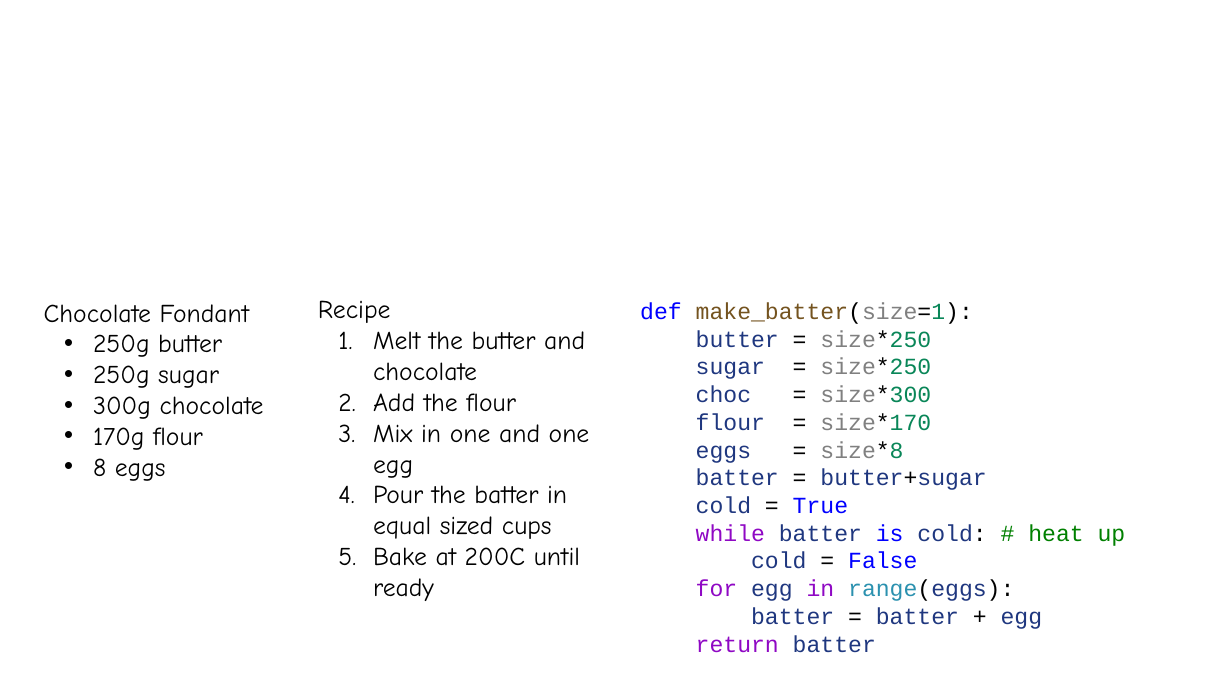
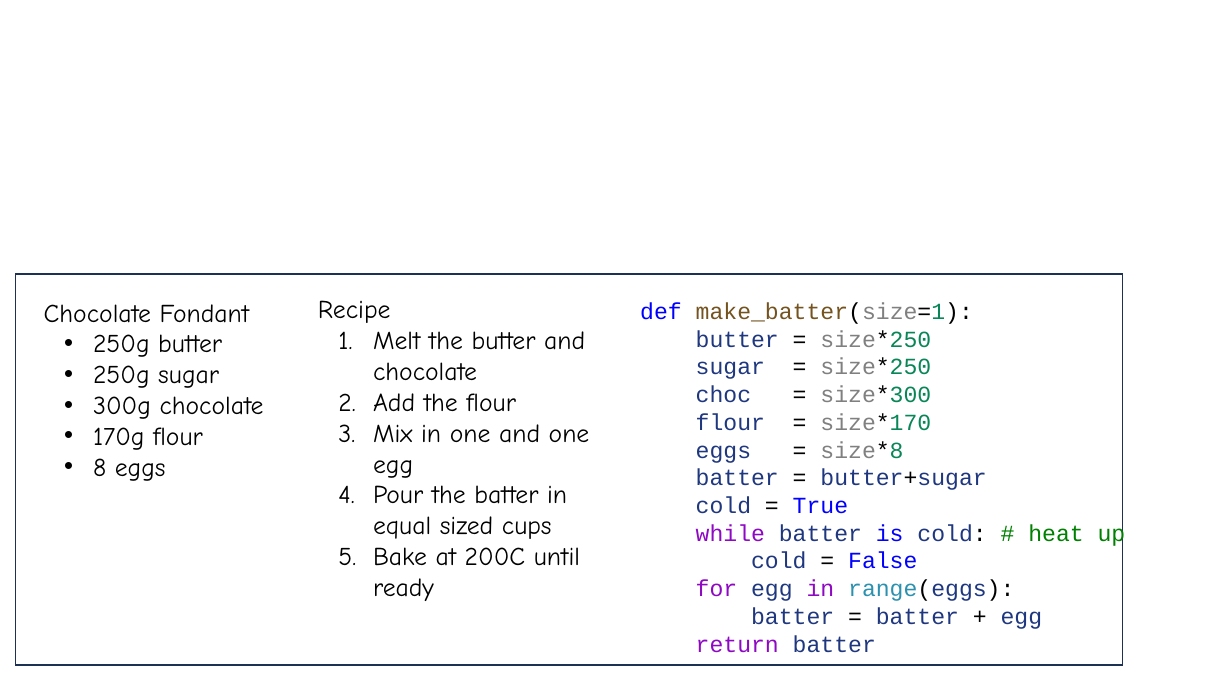
Before and after one commit to ahiorth/Pytato, a slide deck: slide 4 of doc/src/modules/pictures.pptx. Drawn at 1232x693 pixels with LibreOffice and Linux fonts; fonts in the diff are those of the drawing. Boxes give left, top, right and bottom in pixels: in the first picture for what was removed or moved away, otherwise in the second. Text is boxed around its words. In the diff, an @@ line names an element or a change of style, - is before the commit and + after.

```diff
--- a/doc/src/modules/pictures.pptx
+++ b/doc/src/modules/pictures.pptx
@@ rectangle added at (16, 274, 1123, 665), fill #FFFFFF, outline #1E3256 1 pt @@
```
Also in this commit, not shown: 30 other files.
